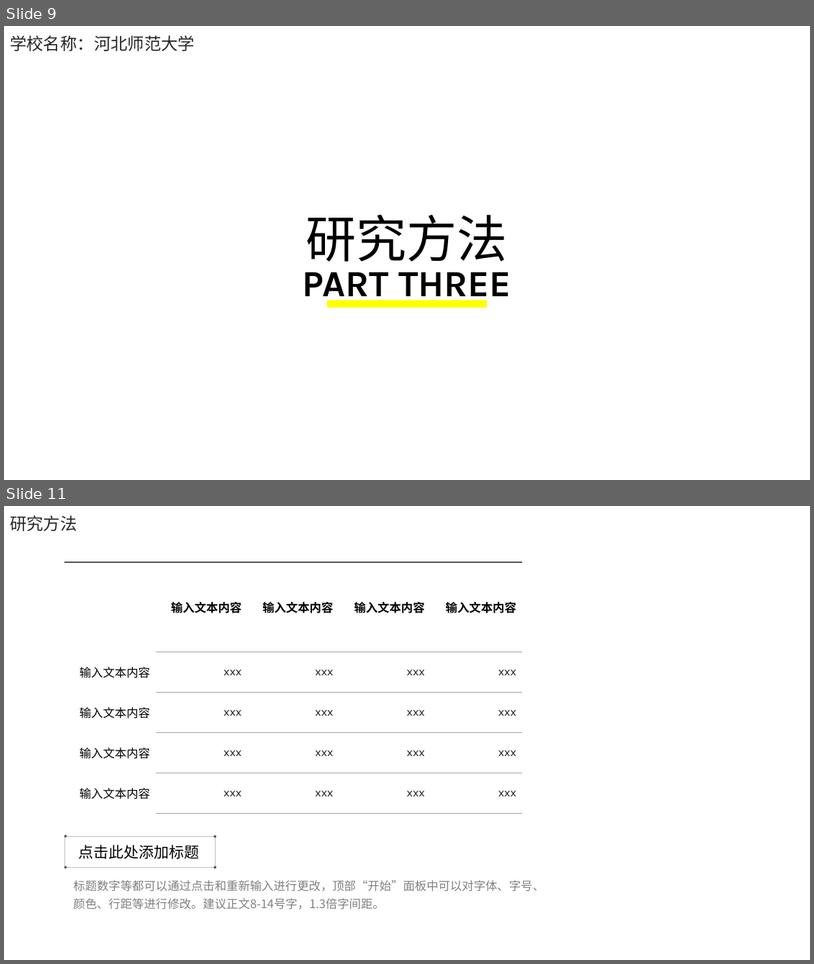
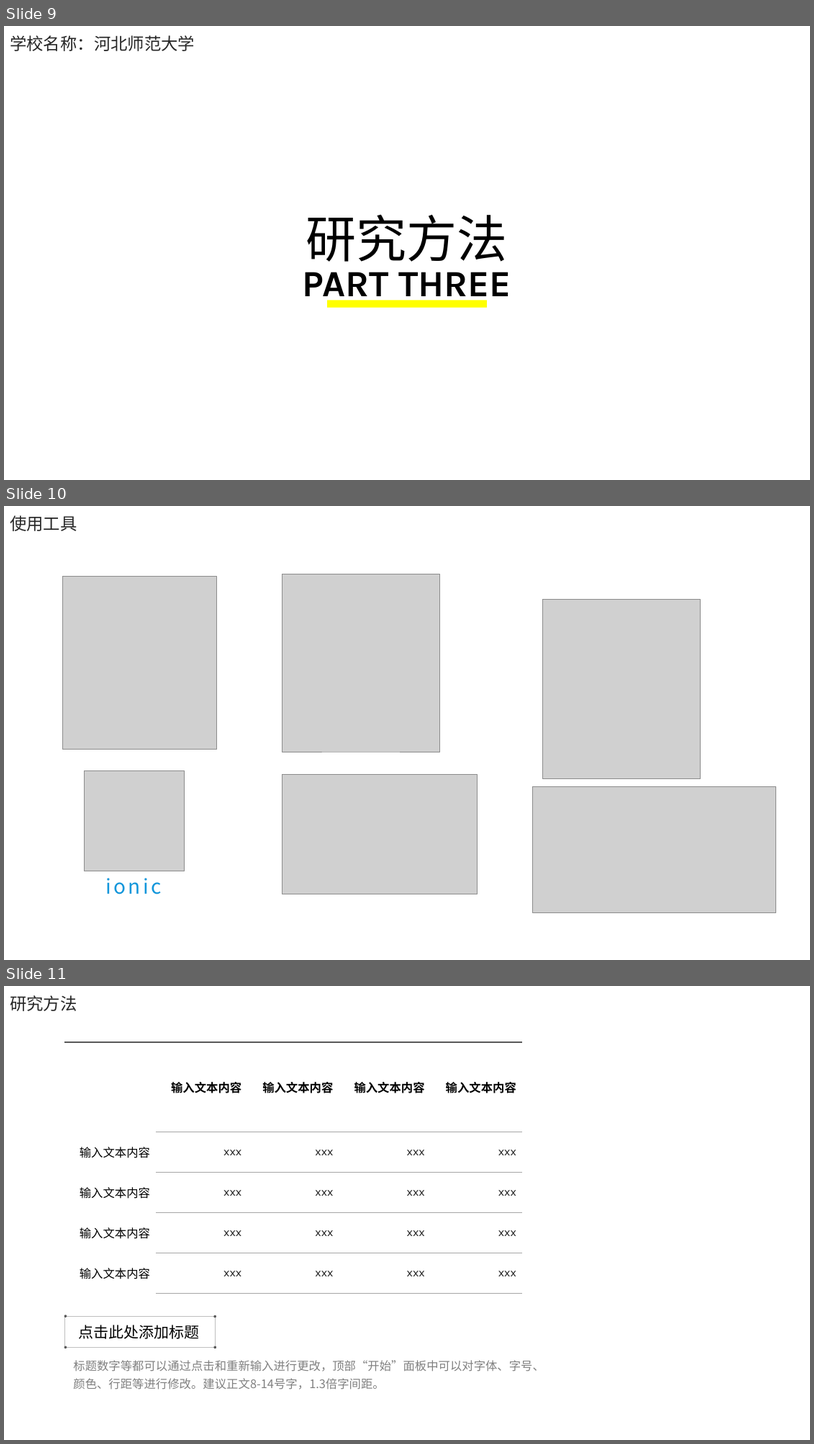
Before and after one commit to electronic-shopping-mall/liuyue, a slide deck: 答辩PPT.pptx. Shown one above the other, each under a label of ours: slides 9 and 11 before the commit, slides 9, 10 and 11 after it; the slides between them are not shown. The pictures are 814x964 and 814x1444 pixels, drawn with LibreOffice and Linux fonts; fonts in the diff are those of the drawing; grey boxes stand for pictures; background and template pictures are left out. Boxes give left, top, right and bottom in pixels: in the first picture for what was removed or moved away, otherwise in the second. Text is boxed around its words. In the diff, an @@ line names an element or a change of style, - is before the commit and + after.

Commit message:
使用工具

```diff
--- a/答辩PPT.pptx
+++ b/答辩PPT.pptx
@@ slide 10 added at (x1=4, y1=506, x2=810, y2=960), background #FFFFFF @@
@@ text added at (x1=10, y1=515, x2=77, y2=531), 20 pt, text #262626 @@
+使用工具
@@ picture added at (x1=63, y1=576, x2=217, y2=749) @@
@@ picture added at (x1=282, y1=574, x2=440, y2=752) @@
@@ picture added at (x1=543, y1=599, x2=700, y2=779) @@
@@ picture added at (x1=84, y1=771, x2=184, y2=871) @@
@@ picture added at (x1=282, y1=774, x2=477, y2=893) @@
@@ picture added at (x1=532, y1=786, x2=777, y2=912) @@
@@ text added at (x1=106, y1=878, x2=162, y2=894), 24 pt, text #1296DB @@
+ionic
```
Also in this commit, not shown: 1 slide removed, 1 other file.
